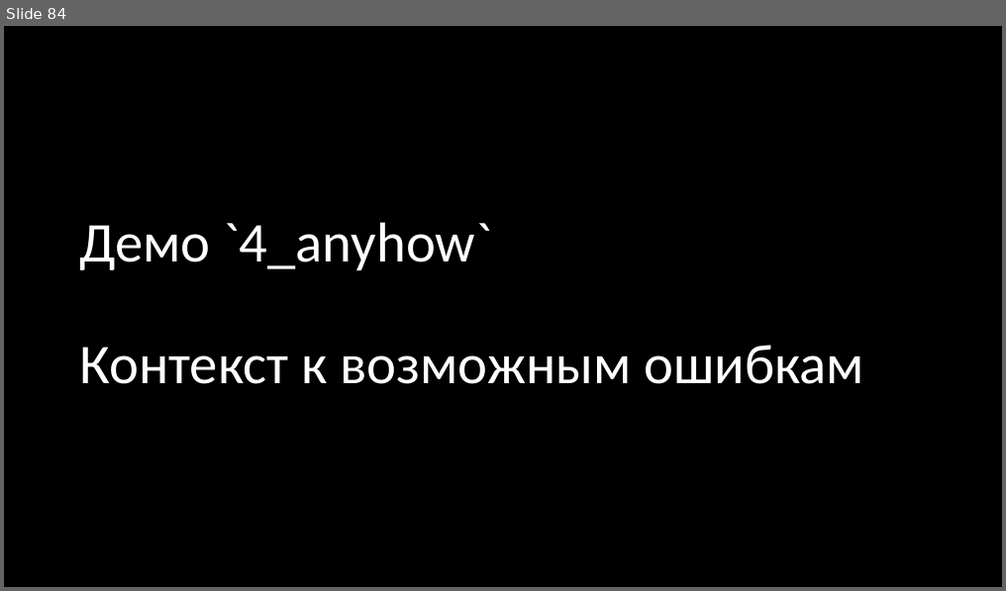
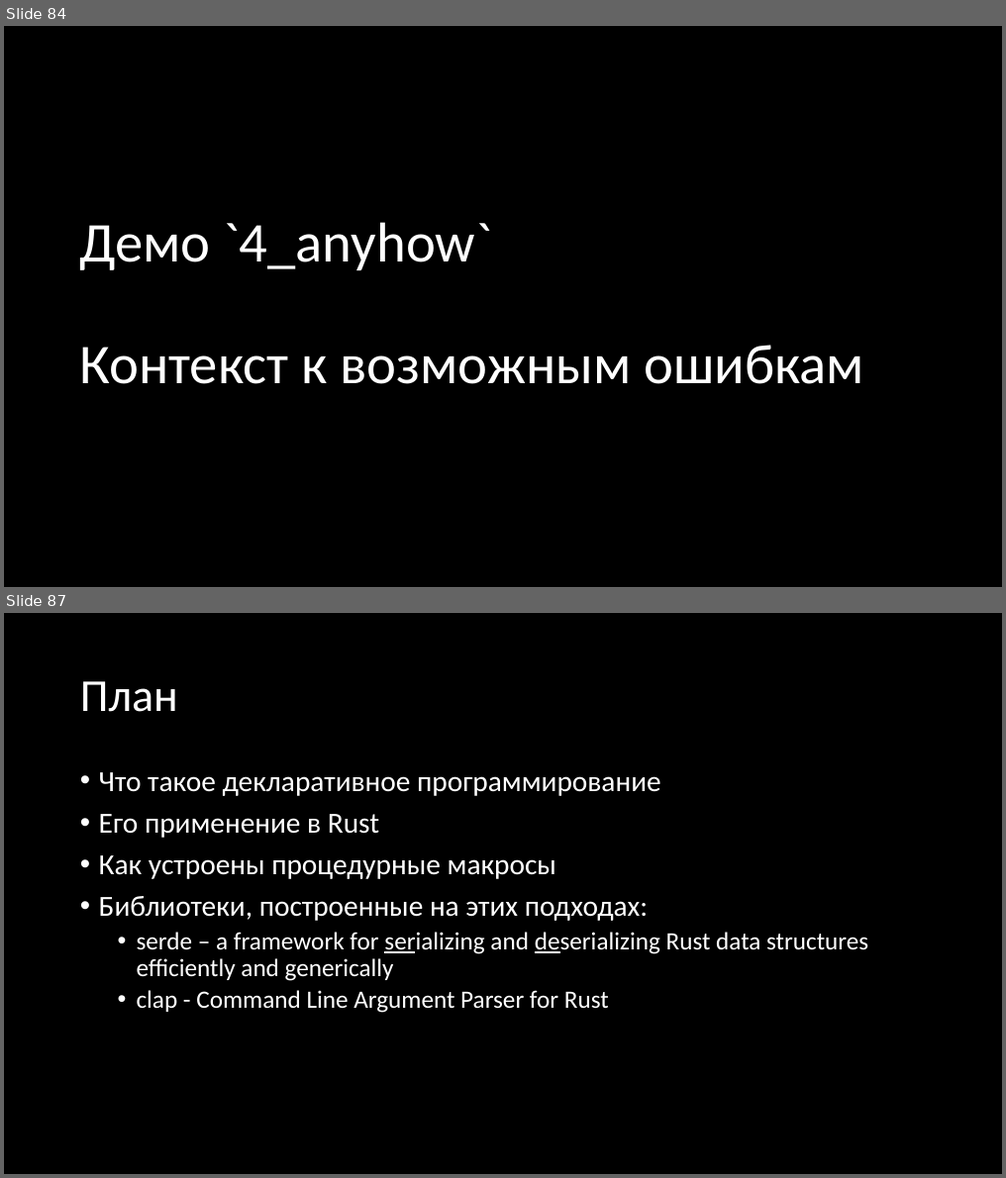
Before and after one commit to Gordon01/learn-rust, a slide deck: keynotes/Rust 2024.pptx. Shown one above the other, each under a label of ours: slide 84 before the commit, slides 84 and 87 after it; the slides between them are not shown. The pictures are 1006x591 and 1006x1178 pixels, drawn with LibreOffice and Linux fonts; fonts in the diff are those of the drawing. Boxes give left, top, right and bottom in pixels: in the first picture for what was removed or moved away, otherwise in the second. Text is boxed around its words. In the diff, an @@ line names an element or a change of style, - is before the commit and + after.

Commit message:
keynote: добавить материал про clap и serde Co-authored-by: Alexander Sergeev <etc9053@gmail.com> Co-committed-by: Alexander Sergeev <etc9053@gmail.com>

```diff
--- a/keynotes/Rust 2024.pptx
+++ b/keynotes/Rust 2024.pptx
@@ slide 87 added at (x1=4, y1=613, x2=1002, y2=1174), background #000000 @@
@@ title added at (x1=80, y1=681, x2=178, y2=712), 44 pt, text #FFFFFF @@
+План
@@ text added at (x1=99, y1=772, x2=868, y2=1013), 24 pt, text #FFFFFF @@
+• Что такое декларативное программирование
+• Его применение в Rust
+• Как устроены процедурные макросы
+• Библиотеки, построенные на этих подходах:
+  • serde – a framework for serializing and deserializing Rust data structures efficiently and generically
+  • clap - Command Line Argument Parser for Rust
```
Also in this commit, not shown: 1 slide changed, 13 other slides added, 7 other files.
